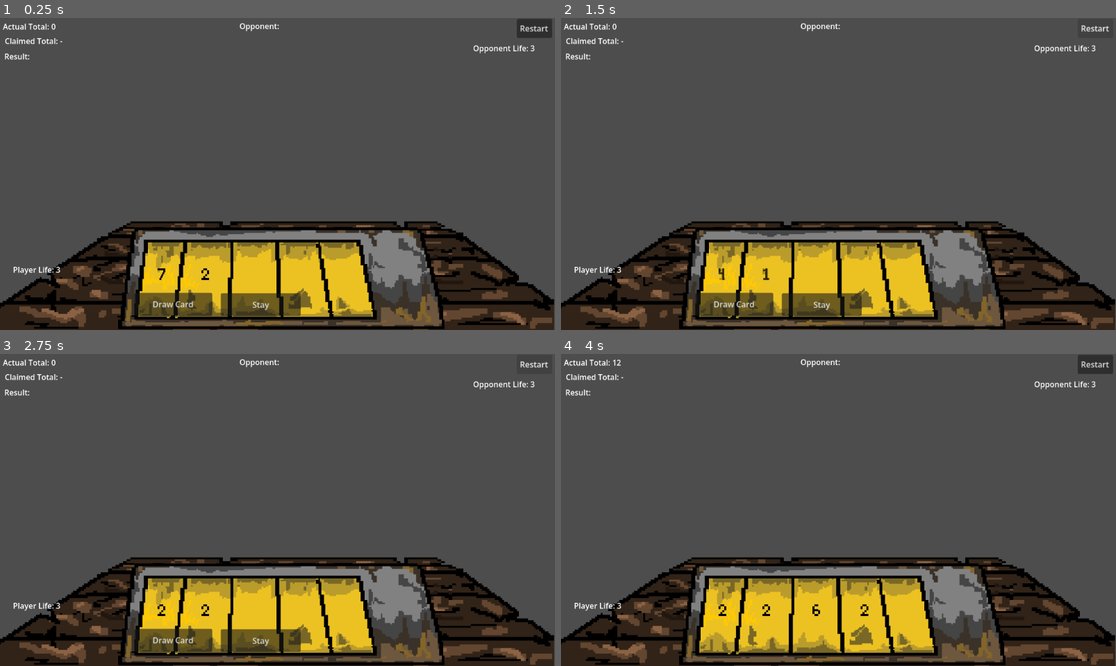
Above: before the commit, frames 1-4 (two rows, left to right).
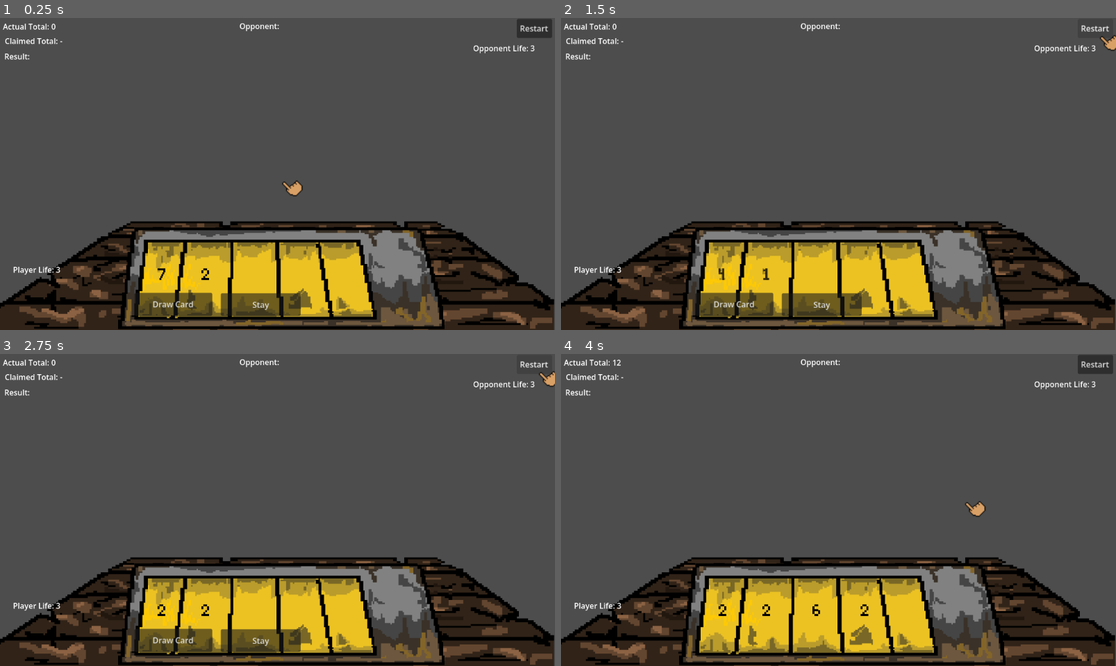
Above: after the commit, the same moments.

Repository: Yatagarasu163/BluffJack
Game: Godot game, scene res://Main.tscn
The game is run twice, just before and just after one commit, with the same random seed, the same clock (stepped at 60 frames per second) and the same inputs.
Inputs (mouse positions are in pixels of both pictures, inside the frame that each line leads up to):
- Up to frame 1 (0.25 s): no input
- Up to frame 2 (1.5 s): click "Restart" at 0.5 s; click "Restart" at 1.25 s
- Up to frame 3 (2.75 s): click "Restart" at 2 s
- Up to frame 4 (4 s): click "Draw Card" at 2.75 s; tap Enter at 3.5 s; move the mouse to (960, 494) at 3.52 s

The runs differ from the first frame. In frame 1, 0.1% of the frame differs, in the area x 50-55%, y 52-58%; in frame 2, less than 0.1%; in frame 3, less than 0.1%; in frame 4, 0.1%.
Error in both runs: Invalid assignment of property or key 'visible' with value of type 'bool' on a base object of type 'null instance'. (res://Assets/Scripts/PlayerControl.gd:142)

Commit message:
Change cursor settings

Diff:
--- a/bluff-jack/Assets/Scripts/CustomCursor.gd
+++ b/bluff-jack/Assets/Scripts/CustomCursor.gd
@@ -1,4 +1,4 @@
 extends Node2D
 
 func _process(_delta):
-	position = get_global_mouse_position()
+	global_position = get_viewport().get_mouse_position();
--- a/bluff-jack/Scenes/GameManager.tscn
+++ b/bluff-jack/Scenes/GameManager.tscn
@@ -1,6 +1,6 @@
 [gd_scene format=3 uid="uid://dx3axclabcvlo"]
 
-[ext_resource type="Script" uid="uid://rsbjnj66wmuy" path="res://Scenes/game_manager.gd" id="1_m2tc1"]
+[ext_resource type="Script" uid="uid://rsbjnj66wmuy" path="res://Assets/Scripts/game_manager.gd" id="1_m2tc1"]
 
 [node name="GameManager" type="Node2D" unique_id=1851428323]
 script = ExtResource("1_m2tc1")
Renamed: bluff-jack/Scenes/game_manager.gd -> bluff-jack/Assets/Scripts/game_manager.gd
Renamed: bluff-jack/Scenes/game_manager.gd.uid -> bluff-jack/Assets/Scripts/game_manager.gd.uid
